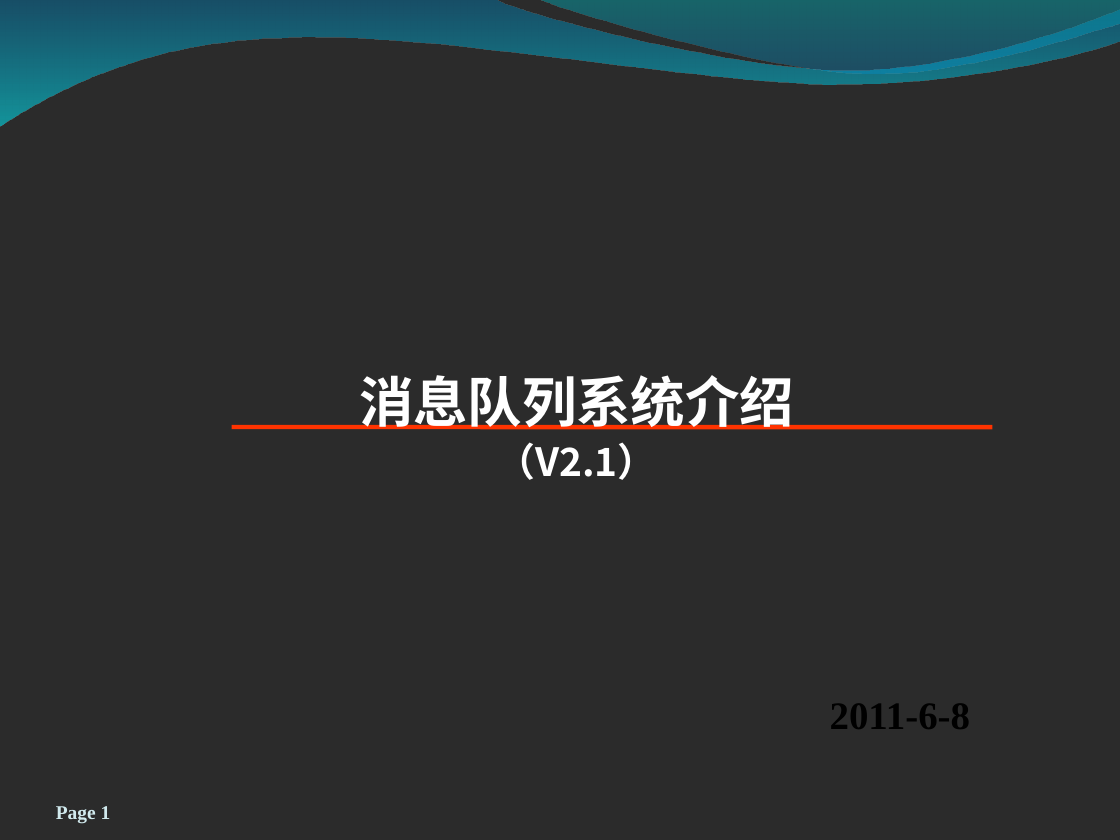
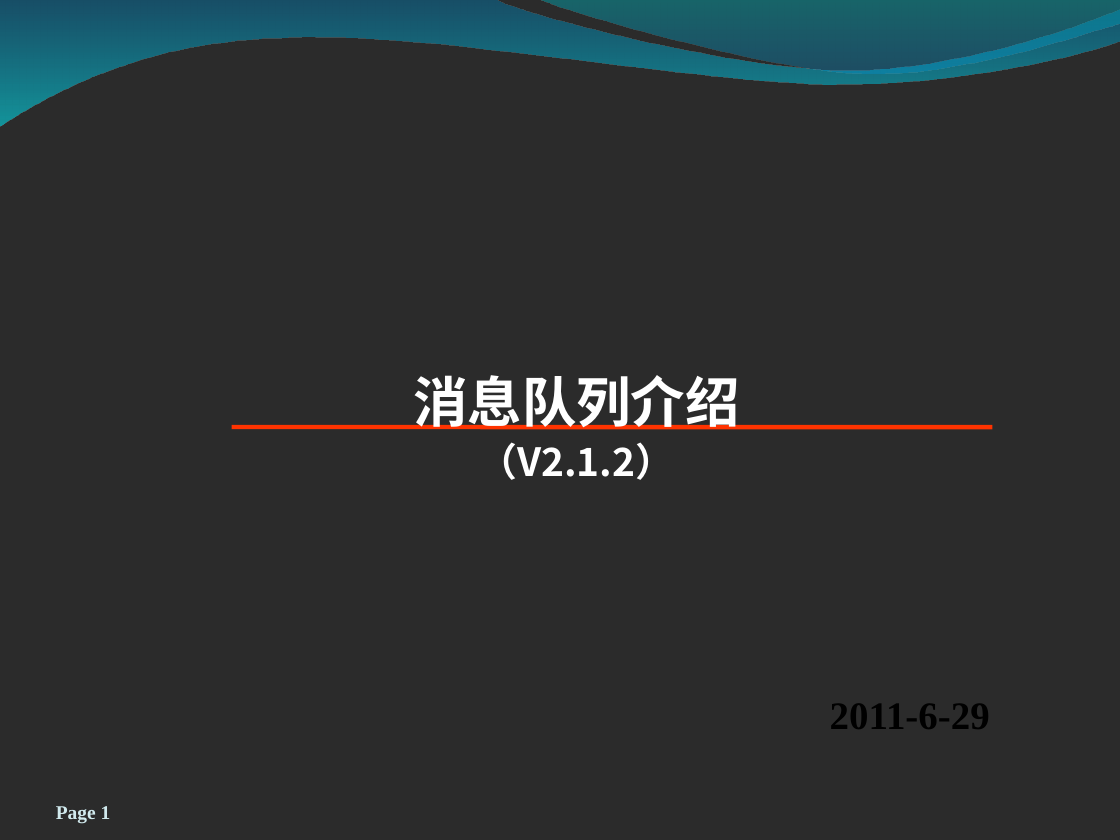
Before and after one commit to burstas/cwinux-mq, a slide deck: slide 1 of mq/doc/mq_introduce.ppt. Drawn at 1120x840 pixels with LibreOffice and Linux fonts; fonts in the diff are those of the drawing; background and template pictures are left out; a plain dark background stands for a picture behind light text. Boxes give left, top, right and bottom in pixels: in the first picture for what was removed or moved away, otherwise in the second. Text is boxed around its words. In the diff, an @@ line names an element or a change of style, - is before the commit and + after.

```diff
--- a/mq/doc/mq_introduce.ppt
+++ b/mq/doc/mq_introduce.ppt
@@ text at <box>413,375,739,480</box>: text changed; size 28 to 20 pt @@
-消息队列系统介绍
-（V2.1）
+消息队列介绍
+（V2.1.2）
@@ text at <box>830,704,990,729</box>: text changed @@
-2011-6-8
+2011-6-29
```
Also in this commit, not shown: 3 other slides changed, 3 slides added, 1 slide removed.
